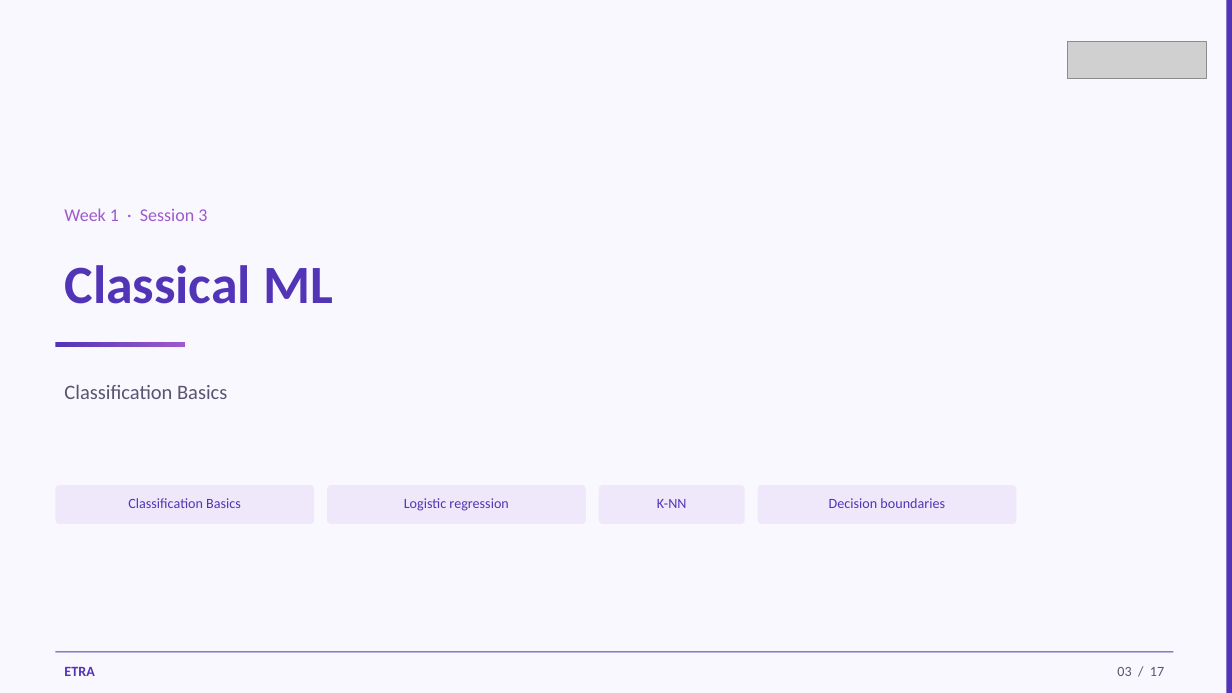
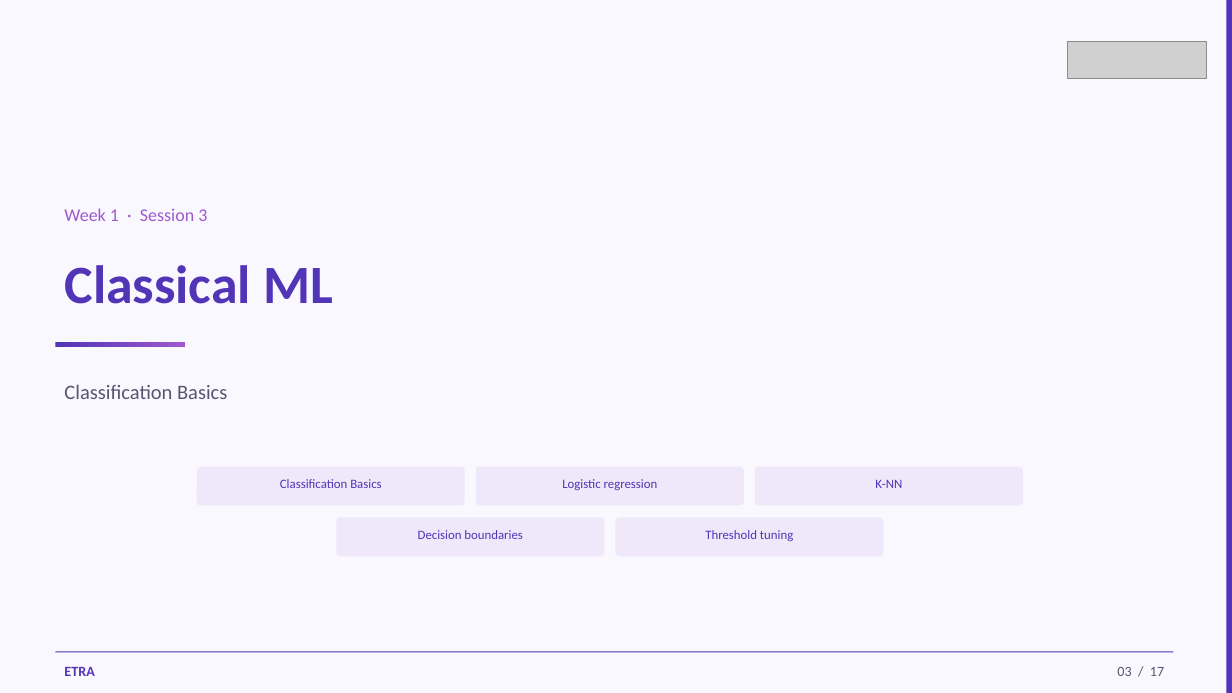
Before and after one commit to iksasa15/AI-ML, a slide deck: slide 3 of web-presentation/pdf-exports/Week1-Session3-Classification-Basics.pptx. Drawn at 1232x693 pixels with LibreOffice and Linux fonts; fonts in the diff are those of the drawing; grey boxes stand for pictures. Boxes give left, top, right and bottom in pixels: in the first picture for what was removed or moved away, otherwise in the second. Text is boxed around its words. In the diff, an @@ line names an element or a change of style, - is before the commit and + after.

```diff
--- a/web-presentation/pdf-exports/Week1-Session3-Classification-Basics.pptx
+++ b/web-presentation/pdf-exports/Week1-Session3-Classification-Basics.pptx
@@ text "Classification Basics": place and size @@
-text "Classification Basics" at (128, 498, 241, 508)
+text "Classification Basics" at (280, 479, 381, 488)
@@ rounded rectangle: place and size @@
-rounded rectangle at (55, 485, 314, 524)
+rounded rectangle at (197, 467, 465, 506)
@@ text "Logistic regression": place and size @@
-text "Logistic regression" at (404, 498, 508, 511)
+text "Logistic regression" at (562, 479, 658, 490)
@@ rounded rectangle: place and size @@
-rounded rectangle at (599, 485, 745, 524)
+rounded rectangle at (476, 467, 744, 506)
@@ rounded rectangle: place and size @@
-rounded rectangle at (758, 485, 1017, 524)
+rounded rectangle at (755, 467, 1023, 506)
@@ text "K-NN": place and size @@
-text "K-NN" at (657, 499, 687, 508)
+text "K-NN" at (875, 479, 902, 488)
@@ size 11 to 10 pt in 4 elements at (280, 479, 381, 488), (562, 479, 658, 490), (875, 479, 902, 488), (418, 530, 523, 539) @@
@@ rounded rectangle: place and size @@
-rounded rectangle at (327, 485, 586, 524)
+rounded rectangle at (336, 518, 604, 556)
@@ text "Decision boundaries": place and size @@
-text "Decision boundaries" at (829, 498, 945, 508)
+text "Decision boundaries" at (418, 530, 523, 539)
@@ rounded rectangle added at (616, 518, 884, 556), fill #EEE8FA @@
@@ text added at (705, 530, 793, 541), 10 pt, text #5234B7 @@
+Threshold tuning
```
Also in this commit, not shown: 11 other slides changed, 2 slides added, 2 slides removed, 4 other files.
